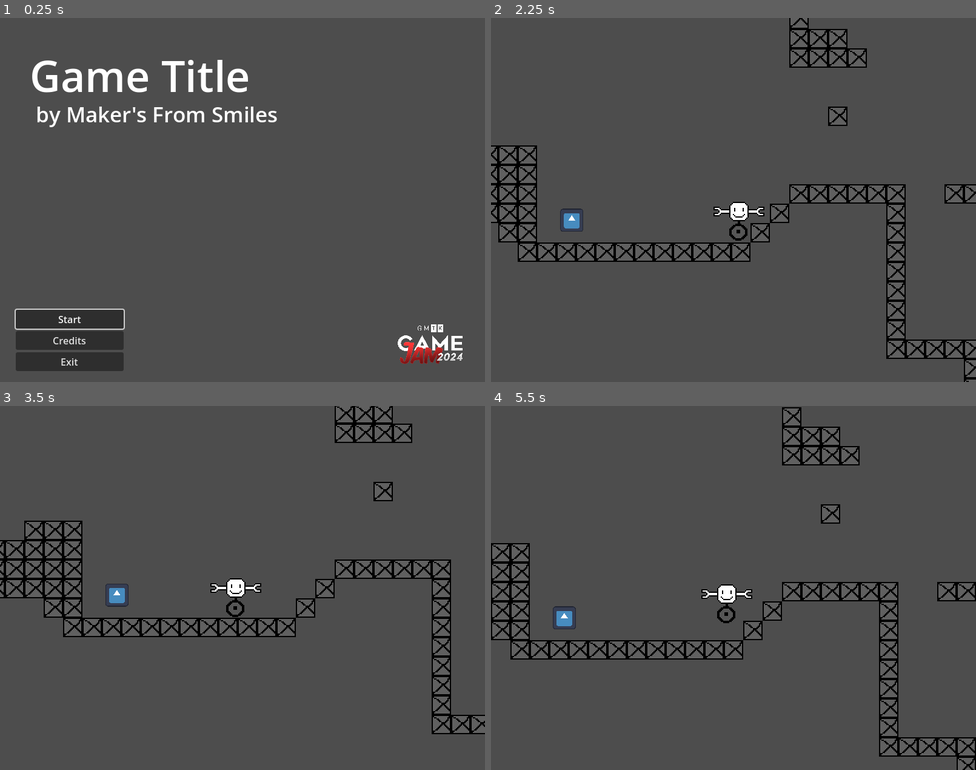
Above: before the commit, frames 1-4 (two rows, left to right).
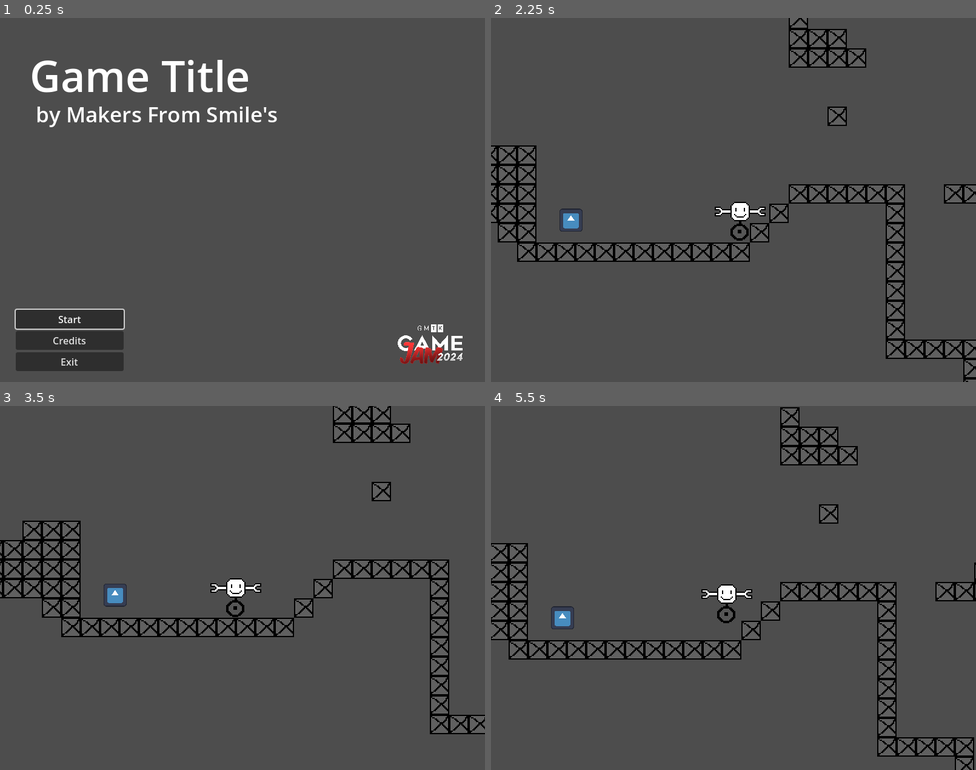
Above: after the commit, the same moments.

Repository: makersfromsmiles/gmtk2024
Game: Godot game, scene res://Scenes/MainMenu.tscn
Same seed, same stepped clock (60 frames per second), same inputs: the game is played once before the commit and once after it. The engine's default icon, where the game draws it, is replaced by a stand-in: a white triangle on a blue panel in a dark square.
Inputs (mouse positions are in pixels of both pictures, inside the frame that each line leads up to):
- Up to frame 1 (0.25 s): no input
- Up to frame 2 (2.25 s): click "Start" at 0.5 s; tap Enter (ui_accept) at 1.25, 1.52, 1.82 s; move the mouse to (840, 181) at 1.27 s; hold E (interact) 1.28-2.03 s; hold Right (ui_right) from 1.28 s (still down); click (840, 181) at 1.55 s; move the mouse to (636, 218) at 2.02 s; click (636, 218) at 2.1 s
- Up to frame 3 (3.5 s): tap Enter (ui_accept) at 2.27, 2.57, 3.05 s; right-click (145, 606) at 2.3 s; move the mouse to (291, 507) at 2.77 s; release Right (ui_right) at 2.78 s; hold Left (ui_left) from 2.78 s (still down); right-click (291, 507) at 2.85 s
- Up to frame 4 (5.5 s): move the mouse to (709, 660) at 3.52 s; release Left (ui_left) at 3.53 s; hold Right (ui_right) 3.53-5.03 s; tap Enter (ui_accept) at 3.6, 3.77, 4.07, 4.52, 4.82, 5.27 s; tap E (interact) at 3.8 s; move the mouse to (879, 642) at 4.27 s; hold E (interact) 4.28-5.03 s; click (879, 642) at 4.55 s; move the mouse to (588, 533) at 5.02 s; hold Left (ui_left) from 5.03 s (still down); click (588, 533) at 5.1 s; right-click (588, 533) at 5.3 s

The runs differ from the first frame. In frame 1, 0.6% of the frame differs, in the area x 27-55%, y 24-29%; in frame 2, 1.9%; in frame 3, 4.5%, in the area x 0-100%, y 0-91%; in frame 4, 4.4%.

Commit message:
Fixed hitbox + basic template for parts

Diff:
--- a/Objects/Arm Parts/arm_empty.tscn
+++ b/Objects/Arm Parts/arm_empty.tscn
@@ -1,10 +1,7 @@
-[gd_scene load_steps=4 format=3 uid="uid://dnomcotxkxl27"]
+[gd_scene load_steps=3 format=3 uid="uid://dnomcotxkxl27"]
 
 [ext_resource type="Script" path="res://Objects/attachable_part.gd" id="1_o712o"]
 [ext_resource type="Texture2D" uid="uid://dvjv42anl6gee" path="res://Assets/sprites/ph_arm.png" id="2_ti00n"]
-
-[sub_resource type="RectangleShape2D" id="RectangleShape2D_bq68r"]
-size = Vector2(3, 4)
 
 [node name="ArmEmpty" type="Area2D"]
 monitoring = false
@@ -14,7 +11,3 @@
 [node name="Sprite2D" type="Sprite2D" parent="."]
 position = Vector2(8, 0)
 texture = ExtResource("2_ti00n")
-
-[node name="CollisionShape2D" type="CollisionShape2D" parent="."]
-position = Vector2(1.5, 0)
-shape = SubResource("RectangleShape2D_bq68r")
--- a/Objects/attachable_part.gd
+++ b/Objects/attachable_part.gd
@@ -3,12 +3,14 @@
 class_name AttachablePart
 
 var collision_shape
+var parent
 
 var shape
 var min_bound
 var max_bound
 
 func _ready():
+	parent = get_parent().name
 	collision_shape = get_node("CollisionShape2D")
 	if collision_shape == null:
 		return
@@ -17,8 +19,23 @@
 	if shape == null:
 		return
 
-	min_bound = position - shape.size / 2
-	max_bound = position + shape.size / 2
+	min_bound = get_parent().position - shape.size / 2
+	max_bound = get_parent().position + shape.size / 2
 
-func _process(delta):
+	if check_interact(): activate()
+
+func _physics_process(delta):
 	pass
+
+func check_interact():
+	var pressed = false
+	match parent:
+		"ArmPointL":
+			if Input.is_action_just_pressed("mouse_1"): pressed = true
+		"ArmPointR":
+			if Input.is_action_just_pressed("mouse_2"): pressed = true
+		"LegPoint":
+			if Input.is_action_just_pressed("ui_accept"): pressed = true
+
+func activate():
+	pass
--- a/Objects/robot.tscn
+++ b/Objects/robot.tscn
@@ -2,7 +2,7 @@
 
 [ext_resource type="Script" path="res://Scripts/robot.gd" id="1_oapj2"]
 [ext_resource type="PackedScene" uid="uid://cjpw2w0irieji" path="res://Objects/attachment_point.tscn" id="1_oype8"]
-[ext_resource type="PackedScene" uid="uid://dgewaysbbaekc" path="res://Objects/michael.tscn" id="1_x5h3b"]
+[ext_resource type="PackedScene" uid="uid://bcrd16k3fyxxh" path="res://Objects/robot_head.tscn" id="3_j0gc6"]
 [ext_resource type="PackedScene" uid="uid://dnomcotxkxl27" path="res://Objects/Arm Parts/arm_empty.tscn" id="4_02dj5"]
 [ext_resource type="PackedScene" uid="uid://q1avy6hab1u3" path="res://Objects/LegParts/legs_wheel.tscn" id="5_2biy8"]
 
@@ -13,7 +13,7 @@
 
 [node name="HeadPoint" parent="." instance=ExtResource("1_oype8")]
 
-[node name="Michael" parent="HeadPoint" instance=ExtResource("1_x5h3b")]
+[node name="RobotHead" parent="HeadPoint" instance=ExtResource("3_j0gc6")]
 
 [node name="ArmPointL" parent="." instance=ExtResource("1_oype8")]
 position = Vector2(-8, 0)
--- /dev/null
+++ b/Objects/robot_head.tscn
@@ -0,0 +1,19 @@
+[gd_scene load_steps=4 format=3 uid="uid://bcrd16k3fyxxh"]
+
+[ext_resource type="Script" path="res://Objects/attachable_part.gd" id="1_x32qb"]
+[ext_resource type="Texture2D" uid="uid://bn54nr3q85hk1" path="res://Assets/sprites/michael.png" id="2_vxccu"]
+
+[sub_resource type="RectangleShape2D" id="RectangleShape2D_bq68r"]
+size = Vector2(16, 15)
+
+[node name="RobotHead" type="Area2D"]
+monitoring = false
+monitorable = false
+script = ExtResource("1_x32qb")
+
+[node name="Sprite2D" type="Sprite2D" parent="."]
+texture = ExtResource("2_vxccu")
+
+[node name="CollisionShape2D" type="CollisionShape2D" parent="."]
+position = Vector2(0, 0.5)
+shape = SubResource("RectangleShape2D_bq68r")
--- a/Scenes/MainMenu.tscn
+++ b/Scenes/MainMenu.tscn
@@ -34,7 +34,7 @@
 offset_right = 458.0
 offset_bottom = 230.0
 theme_override_font_sizes/font_size = 35
-text = "by Maker's From Smiles"
+text = "by Makers From Smile's"
 
 [node name="Gmtk2024-logo" type="Sprite2D" parent="."]
 position = Vector2(710, 537)
--- a/Scripts/robot.gd
+++ b/Scripts/robot.gd
@@ -2,7 +2,7 @@
 
 const SPEED = 80.0
 const JUMP_VELOCITY = -200.0
-const KILL_VELOCITY_LIMIT = 400
+const KILL_VELOCITY_LIMIT = 380
 const CLIMB_VELOCITY = -250.0
 
 var mid_jump = false;
@@ -73,10 +73,10 @@
 			continue
 
 		min_bound.x = min(min_bound.x, point.min_bound.x)
-		min_bound.y = min(min_bound.y, point.min_bound.y+1)
+		min_bound.y = min(min_bound.y, point.min_bound.y)
 
 		max_bound.x = max(max_bound.x, point.max_bound.x)
-		max_bound.y = max(max_bound.y, point.max_bound.y+8)
+		max_bound.y = max(max_bound.y, point.max_bound.y)
 
 	var size = max_bound - min_bound
 	var center = min_bound + size / 2
--- a/project.godot
+++ b/project.godot
@@ -24,6 +24,7 @@
 
 window/size/viewport_width=800
 window/size/viewport_height=600
+window/size/resizable=false
 
 [input]
 
@@ -64,6 +65,16 @@
 "events": [Object(InputEventKey,"resource_local_to_scene":false,"resource_name":"","device":0,"window_id":0,"alt_presse …(189 unchanged characters)…
 ]
 }
+mouse_1={
+"deadzone": 0.5,
+"events": [Object(InputEventMouseButton,"resource_local_to_scene":false,"resource_name":"","device":-1,"window_id":0,"alt_pressed":false,"shift_pressed":false,"ctrl_pressed":false,"meta_pressed":false,"button_mask":0,"position":Vector2(0, 0),"global_position":Vector2(0, 0),"factor":1.0,"button_index":1,"canceled":false,"pressed":false,"double_click":false,"script":null)
+]
+}
+mouse_2={
+"deadzone": 0.5,
+"events": [Object(InputEventMouseButton,"resource_local_to_scene":false,"resource_name":"","device":-1,"window_id":0,"alt_pressed":false,"shift_pressed":false,"ctrl_pressed":false,"meta_pressed":false,"button_mask":0,"position":Vector2(0, 0),"global_position":Vector2(0, 0),"factor":1.0,"button_index":2,"canceled":false,"pressed":false,"double_click":false,"script":null)
+]
+}
 
 [rendering]
 
